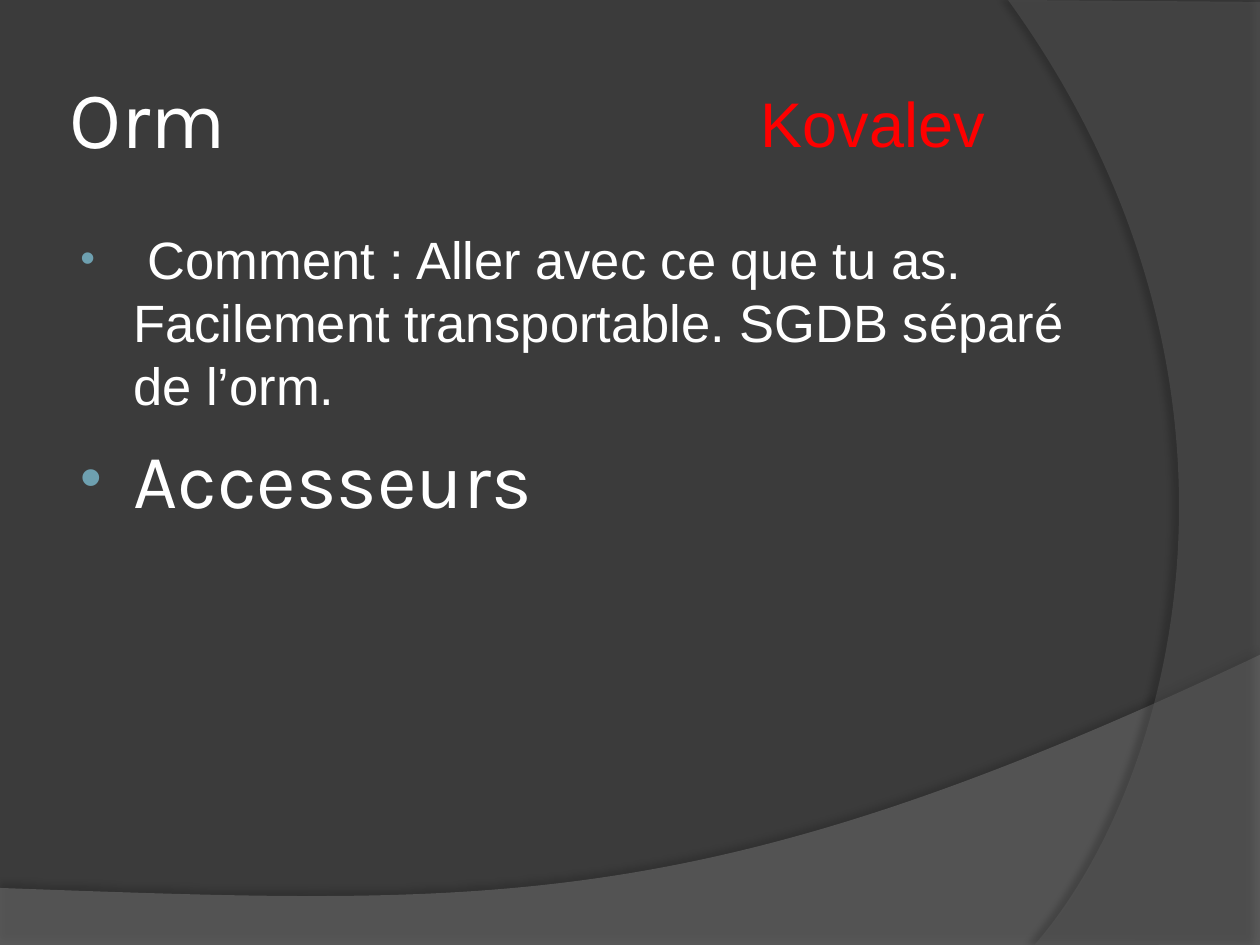
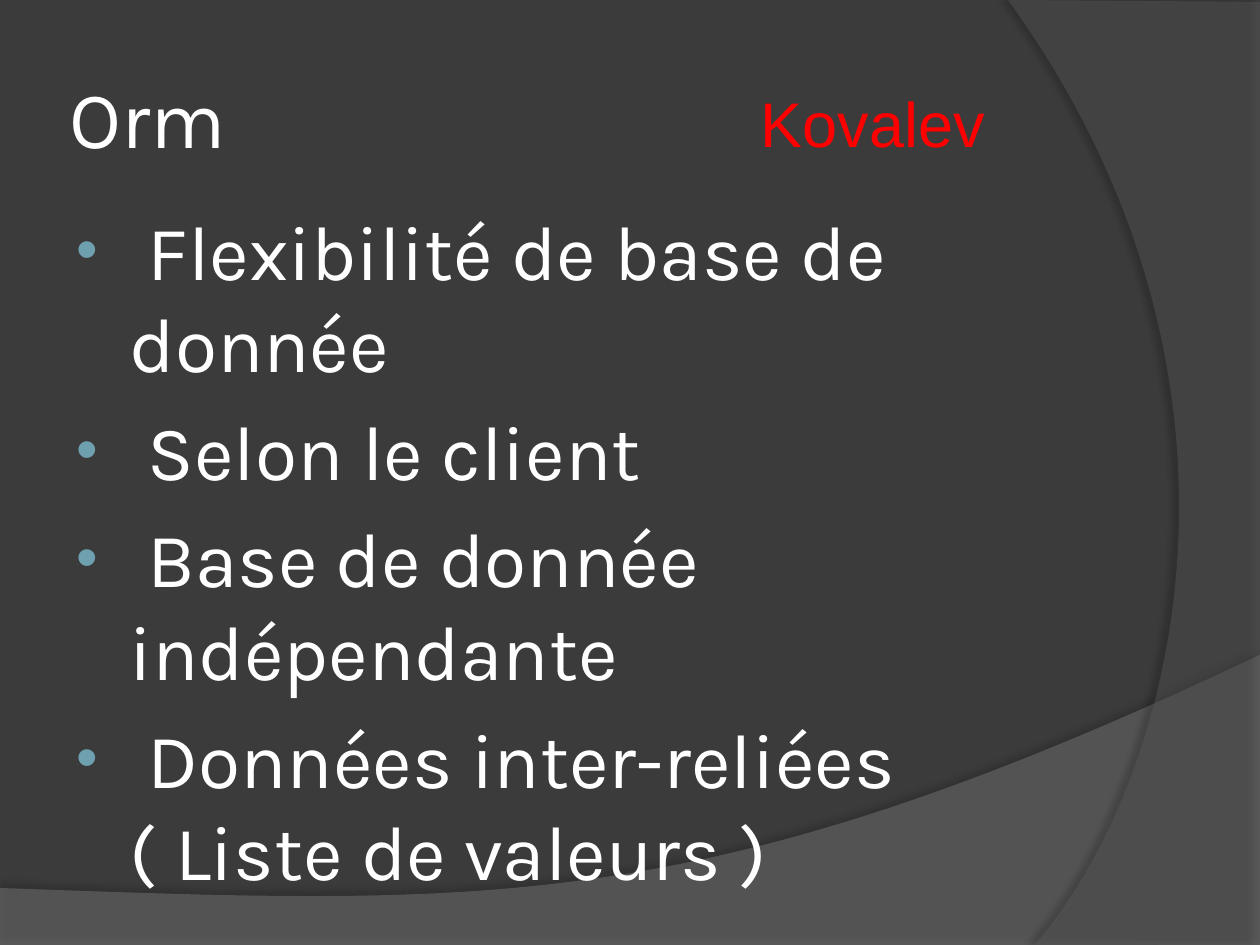
Before and after one commit to udovisdevoh/newtonerp, a slide deck: slide 5 of NewtonERP/Documentation/BeeERP_presentation.pptx. Drawn at 1260x945 pixels with LibreOffice and Linux fonts; fonts in the diff are those of the drawing. Boxes give left, top, right and bottom in pixels: in the first picture for what was removed or moved away, otherwise in the second. Text is boxed around its words. In the diff, an @@ line names an element or a change of style, - is before the commit and + after.

Commit message:
ma présentation

```diff
--- a/NewtonERP/Documentation/BeeERP_presentation.pptx
+++ b/NewtonERP/Documentation/BeeERP_presentation.pptx
@@ text at [129, 221, 895, 881]: text changed; size 30 to 44 pt; font Arial to Karla @@
-• Comment : Aller avec ce que tu as. Facilement transportable. SGDB séparé de l’orm.
-• Accesseurs
+• Flexibilité de base de donnée
+• Selon le client
+• Base de donnée indépendante
+• Données inter-reliées ( Liste de valeurs )
```
Also in this commit, not shown: 1 other file.
